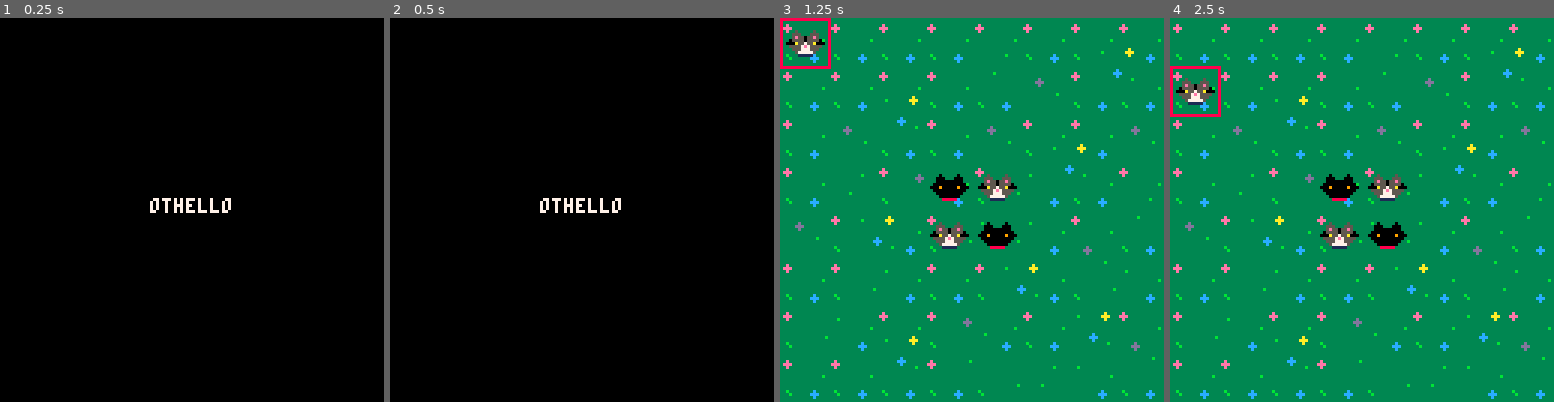
Above: before the commit, frames 1-4 (left to right).
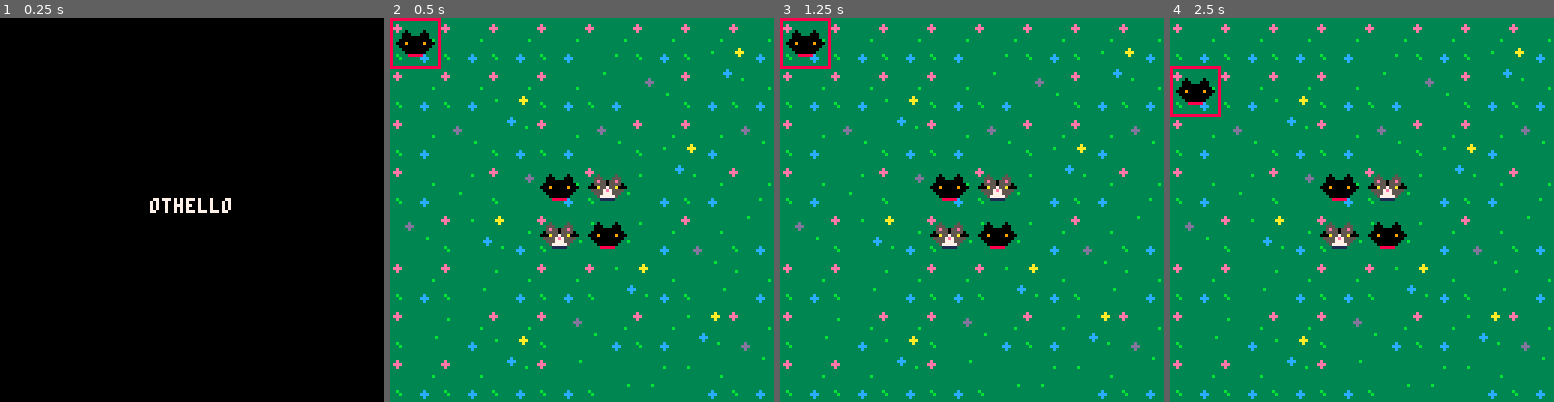
Above: after the commit, the same moments.

Repository: xMunchy/pico8
Game: PICO-8 cartridge othello.p8
The game is run twice, just before and just after one commit, with the same random seed, the same clock (stepped at 60 frames per second) and the same inputs.
Inputs:
- Up to frame 1 (0.25 s): no input
- Up to frame 2 (0.5 s): tap O (Z key) at 0.33 s
- Up to frame 3 (1.25 s): tap O (Z key) at 0.7 s; tap X (X key) at 1.07 s
- Up to frame 4 (2.5 s): tap O (Z key) at 1.43, 2.22 s; hold Left 1.97-2.37 s; tap X (X key) at 2.07, 2.4 s; hold Down from 2.42 s (still down)

Frame 1 is identical in both runs. In frame 2, 99% of the frame differs, in the area x 0-100%, y 0-100%; in frame 3, 0.4%; in frame 4, 0.4%.

Commit message:
basic ai functionality

Diff:
--- a/othello.p8
+++ b/othello.p8
@@ -2,108 +2,138 @@
 version 16
 __lua__
 function _init()
-   --make pink transparent
-	  palt(0,false)
-	  palt(15,true)
-	  mode = "title"
-
-	  board = {}
-		free = 8*8-4 --open spaces
-		flipping_dur = 0.1 --for cats
-		-- flipping_dur = 0.05 --for tokens
-		flipping_t = 0
-	  for x=1,8 do
-	     board[x] = {}
-	     for y=1,8 do
-	         board[x][y] = {}
-					 board[x][y].flip_prog = 0
-					 board[x][y].is_flipping = false
-	     end
-	  end
-
-		--transition sprites
-		p1_to_p2 = {160,162,164,166,168,170,172,174} --cats
-		p2_to_p1 = {128,130,132,134,136,138,140,142}
-		-- p1_to_p2 = {64,66,68,70,72,74,76,78} --tokens
-		-- p2_to_p1 = {96,98,100,102,104,106,108,110}
-	 --sprite id for p1 and p2
-	 p = {7,9} --cats
-	 -- p = {3,5} --tokens
-   player = flr(rnd(2)) --whose turn? p1 = 0, p2 = 1
-   side = p[player+1]
-	 button = {40,39} --sprite id for p1/p2 buttons
-   --position of curson
-   x = 1
-   y = 1
-
-   --set up board
-   board[4][4].side = p[1]
-   board[4][5].side = p[2]
-   board[5][4].side = p[2]
-   board[5][5].side = p[1]
---   board[6][6] = 5
---   board[4][6] = 5
---   board[5][3] = 5
---   board[3][3] = 5
+	--make pink transparent
+	palt(0,false)
+	palt(15,true)
+	mode = "title"
+	vs_com = false
+	maxi = 0
+	x1 = 0
+	y1 = 0
+
+	board = {}
+	free = 8*8-4 --open spaces
+	flipping_dur = 0.1 --for cats
+	-- flipping_dur = 0.05 --for tokens
+	flipping_t = 0
+	for x=1,8 do
+		board[x] = {}
+		for y=1,8 do
+			board[x][y] = {}
+			board[x][y].flip_prog = 0
+			board[x][y].is_flipping = false
+		end
+	end
+
+	--transition sprites
+	p1_to_p2 = {160,162,164,166,168,170,172,174} --cats
+	p2_to_p1 = {128,130,132,134,136,138,140,142}
+	-- p1_to_p2 = {64,66,68,70,72,74,76,78} --tokens
+	-- p2_to_p1 = {96,98,100,102,104,106,108,110}
+	--sprite id for p1 and p2
+	p = {7,9} --cats
+	-- p = {3,5} --tokens
+	player = flr(rnd(2)) --whose turn? p1 = 0, p2 = 1
+	side = p[player+1]
+	button = {40,39} --sprite id for p1/p2 buttons
+	--position of curson
+	x = 1
+	y = 1
+
+	--set up board
+	board[4][4].side = p[1]
+	board[4][5].side = p[2]
+	board[5][4].side = p[2]
+	board[5][5].side = p[1]
+	--   board[6][6] = 5
+	--   board[4][6] = 5
+	--   board[5][3] = 5
+	--   board[3][3] = 5
 end
 
 function _update60()
 	if mode=="title" then
 		if btnp(5) then
 			mode = "game"
+		elseif btnp(4) then
+			mode = "game"
+			vs_com = true
+			player = 0
+			side = p[1]
 		end
 	elseif mode=="game" then
-	   if btnp(0) then --left
-	      if x>1 then
-	         x -= 1
-	         sfx(2)
-	      else
-	         sfx(3)
-	      end
-
-	   end
-	   if btnp(1) then --right
-	      if x<8 then
-	         x += 1
-	         sfx(2)
-	      else
-	         sfx(3)
-	      end
-	   end
-	   if btnp(2) then --up
-	      if y>1 then
-	         y -= 1
-	         sfx(2)
-	      else
-	         sfx(3)
-	      end
-	   end
-	   if btnp(3) then --down
-	      if y<8 then
-	         y += 1
-	         sfx(2)
-	      else
-	         sfx(3)
-	      end
-	   end
-	   if btnp(5) then --place token
-			    dir = get_dir(x,y)
-				   if #dir > 0 then
-	         place_token(dir)
-						    if game_is_over() then
-							      game_over()
-						    end
-	      else
-	         sfx(1)
-	      end
-	   end
-		 flip_timer()
-	 elseif mode=="game over" then
-		 flip_timer()
-		 if btnp(5) then
-			 _init()
-		 end
-	 end
+		if not vs_com or player==0 then
+			if btnp(0) then --left
+				if x>1 then
+					x -= 1
+					sfx(2)
+				else
+					sfx(3)
+				end
+
+			end
+			if btnp(1) then --right
+				if x<8 then
+					x += 1
+					sfx(2)
+				else
+					sfx(3)
+				end
+			end
+			if btnp(2) then --up
+				if y>1 then
+					y -= 1
+					sfx(2)
+				else
+					sfx(3)
+				end
+			end
+			if btnp(3) then --down
+				if y<8 then
+					y += 1
+					sfx(2)
+				else
+					sfx(3)
+				end
+			end
+			if btnp(5) then --place token
+				dir = get_dir(x,y)
+				if #dir > 0 then
+					place_token(dir)
+				else
+					sfx(1)
+				end
+			end
+		elseif vs_com and player==1 then
+			maxi = 0
+			for a=1,8 do
+				for b=1,8 do
+					x = a
+					y = b
+					dir = get_dir(x,y)
+					local count = computer_max_flips(dir)
+					if maxi<count then
+						x1 = x
+						y1 = y
+						maxi = count
+					end
+				end
+			end
+			x = x1
+			y = y1
+			dir = get_dir(x,y)
+			place_token(dir)
+		end
+		flip_timer()
+		if game_is_over() then
+			game_over()
+		end
+	elseif mode=="game over" then
+		flip_timer()
+		if btnp(5) then
+			_init()
+		end
+	end
 end
 
 function _draw()
@@ -131,212 +161,212 @@
 		--display board
 		show_tokens()
 		if winner == 1 then --player 1
-		   sspr(72,16,40,8,20,70,80,16)
-		   sspr(56,0,16,16,32,10,64,64)
+			sspr(72,16,40,8,20,70,80,16)
+			sspr(56,0,16,16,32,10,64,64)
 		elseif winner == 2 then --player 2
-		   sspr(72,16,40,8,20,70,80,16)
-		   sspr(72,0,16,16,32,10,64,64)
+			sspr(72,16,40,8,20,70,80,16)
+			sspr(72,0,16,16,32,10,64,64)
 		else --tie
-		   sspr(88,0,16,16,32,40,64,64)
+			sspr(88,0,16,16,32,40,64,64)
 		end
 	end
 end
 
 function get_dir(x,y)
-   local found_me = false --adjacent to my token
-   local found_you = false --adjacent to your token
-	 local directions = {}
-   --already occupied
-   if board[x][y].side then
-      return {}
-   end
-
-   --check right side
-	 local i = x+1
-   while i<9 do
-      if not board[i][y].side then --no same colored piece found
-         found_me = false
-         found_you = false
-         break
-      elseif board[i][y].side==side then --found me
-         found_me = true
-         break
-      elseif board[i][y].side!=side then --found you
-         found_you = true
-      end
-			i += 1
-   end
-   if found_me and found_you then
-      directions[#directions+1] = "r"
-		end
-      found_me = false
-      found_you = false
-
-   --check left side
-   local i = x-1
-   while i>0 do
-      if not board[i][y].side then --no same colored piece found
-         found_me = false
-         found_you = false
-         break
-      elseif board[i][y].side==side then --found me
-         found_me = true
-         break
-      elseif board[i][y].side!=side then --found you
-         found_you = true
-      end
-      i -= 1
-   end
-   if found_me and found_you then
-      directions[#directions+1] = "l"
-		end
-      found_me = false
-      found_you = false
-
-   --check down
-	 local i = y+1
-   while i<9 do
-      if not board[x][i].side then --no same colored piece found
-         found_me = false
-         found_you = false
-         break
-      elseif board[x][i].side==side then --found me
-         found_me = true
-         break
-      elseif board[x][i].side!=side then --found you
-         found_you = true
-      end
-			i += 1
-   end
-   if found_me and found_you then
-      directions[#directions+1] = "d"
-		end
-		found_me = false
-		found_you = false
-
-   --check up
-   local i = y-1
-	 while i>0 do
-      if not board[x][i].side then --no same colored piece found
-         found_me = false
-         found_you = false
-         break
-      elseif board[x][i].side==side then --found me
-         found_me = true
-         break
-      elseif board[x][i].side!=side then --found you
-         found_you = true
-      end
-			i -= 1
-   end
-   if found_me and found_you then
-      directions[#directions+1] = "u"
-		end
-      found_me = false
-      found_you = false
-
-   --check left/down diagonal
-   local i = x-1
-   local j = y+1
-   while i>0 and j<9 do
-      if not board[i][j].side then --no same colored piece found
-         found_me = false
-         found_you = false
-         break
-      elseif board[i][j].side==side then --found me
-         found_me = true
-         break
-      elseif board[i][j].side!=side then --found you
-         found_you = true
-      end
-      i -= 1
-      j += 1
-   end
-   if found_me and found_you then
-      directions[#directions+1] = "ld"
-   end
-	 found_me = false
-	 found_you = false
-
-   --check right/down diagonal
-   local i = x+1
-   local j = y+1
-   while i<9 and j<9 do
-      if not board[i][j].side then --no same colored piece found
-         found_me = false
-         found_you = false
-         break
-      elseif board[i][j].side==side then --found me
-         found_me = true
-         break
-      elseif board[i][j].side!=side then --found you
-         found_you = true
-      end
-      i += 1
-      j += 1
-   end
-   if found_me and found_you then
-      directions[#directions+1] = "rd"
-   end
-    found_me = false
-    found_you = false
-
-   --check left/up diagonal
-   local i = x-1
-   local j = y-1
-   while i>0 and j>0 do
-      if not board[i][j].side then --no same colored piece found
-         found_me = false
-         found_you = false
-         break
-      elseif board[i][j].side==side then --found me
-         found_me = true
-         break
-      elseif board[i][j].side!=side then --found you
-         found_you = true
-      end
-      i -= 1
-      j -= 1
-   end
-   if found_me and found_you then
-      directions[#directions+1] = "lu"
-		end
-      found_me = false
-      found_you = false
-
-   --check right/up diagonal
-   local i = x+1
-   local j = y-1
-   while i<9 and j>0 do
-      if not board[i][j].side then --no same colored piece found
-         found_me = false
-         found_you = false
-         break
-      elseif board[i][j].side==side then --found me
-         found_me = true
-         break
-      elseif board[i][j].side!=side then --found you
-         found_you = true
-      end
-      i += 1
-      j -= 1
-   end
-   if found_me and found_you then
-      directions[#directions+1] = "ru"
-   end
-
-   return directions
+	local found_me = false --adjacent to my token
+	local found_you = false --adjacent to your token
+	local directions = {}
+	--already occupied
+	if board[x][y].side then
+		return {}
+	end
+
+	--check right side
+	local i = x+1
+	while i<9 do
+		if not board[i][y].side then --no same colored piece found
+			found_me = false
+			found_you = false
+			break
+		elseif board[i][y].side==side then --found me
+			found_me = true
+			break
+		elseif board[i][y].side!=side then --found you
+			found_you = true
+		end
+		i += 1
+	end
+	if found_me and found_you then
+		directions[#directions+1] = "r"
+	end
+	found_me = false
+	found_you = false
+
+	--check left side
+	local i = x-1
+	while i>0 do
+		if not board[i][y].side then --no same colored piece found
+			found_me = false
+			found_you = false
+			break
+		elseif board[i][y].side==side then --found me
+			found_me = true
+			break
+		elseif board[i][y].side!=side then --found you
+			found_you = true
+		end
+		i -= 1
+	end
+	if found_me and found_you then
+		directions[#directions+1] = "l"
+	end
+	found_me = false
+	found_you = false
+
+	--check down
+	local i = y+1
+	while i<9 do
+		if not board[x][i].side then --no same colored piece found
+			found_me = false
+			found_you = false
+			break
+		elseif board[x][i].side==side then --found me
+			found_me = true
+			break
+		elseif board[x][i].side!=side then --found you
+			found_you = true
+		end
+		i += 1
+	end
+	if found_me and found_you then
+		directions[#directions+1] = "d"
+	end
+	found_me = false
+	found_you = false
+
+	--check up
+	local i = y-1
+	while i>0 do
+		if not board[x][i].side then --no same colored piece found
+			found_me = false
+			found_you = false
+			break
+		elseif board[x][i].side==side then --found me
+			found_me = true
+			break
+		elseif board[x][i].side!=side then --found you
+			found_you = true
+		end
+		i -= 1
+	end
+	if found_me and found_you then
+		directions[#directions+1] = "u"
+	end
+	found_me = false
+	found_you = false
+
+	--check left/down diagonal
+	local i = x-1
+	local j = y+1
+	while i>0 and j<9 do
+		if not board[i][j].side then --no same colored piece found
+			found_me = false
+			found_you = false
+			break
+		elseif board[i][j].side==side then --found me
+			found_me = true
+			break
+		elseif board[i][j].side!=side then --found you
+			found_you = true
+		end
+		i -= 1
+		j += 1
+	end
+	if found_me and found_you then
+		directions[#directions+1] = "ld"
+	end
+	found_me = false
+	found_you = false
+
+	--check right/down diagonal
+	local i = x+1
+	local j = y+1
+	while i<9 and j<9 do
+		if not board[i][j].side then --no same colored piece found
+			found_me = false
+			found_you = false
+			break
+		elseif board[i][j].side==side then --found me
+			found_me = true
+			break
+		elseif board[i][j].side!=side then --found you
+			found_you = true
+		end
+		i += 1
+		j += 1
+	end
+	if found_me and found_you then
+		directions[#directions+1] = "rd"
+	end
+	found_me = false
+	found_you = false
+
+	--check left/up diagonal
+	local i = x-1
+	local j = y-1
+	while i>0 and j>0 do
+		if not board[i][j].side then --no same colored piece found
+			found_me = false
+			found_you = false
+			break
+		elseif board[i][j].side==side then --found me
+			found_me = true
+			break
+		elseif board[i][j].side!=side then --found you
+			found_you = true
+		end
+		i -= 1
+		j -= 1
+	end
+	if found_me and found_you then
+		directions[#directions+1] = "lu"
+	end
+	found_me = false
+	found_you = false
+
+	--check right/up diagonal
+	local i = x+1
+	local j = y-1
+	while i<9 and j>0 do
+		if not board[i][j].side then --no same colored piece found
+			found_me = false
+			found_you = false
+			break
+		elseif board[i][j].side==side then --found me
+			found_me = true
+			break
+		elseif board[i][j].side!=side then --found you
+			found_you = true
+		end
+		i += 1
+		j -= 1
+	end
+	if found_me and found_you then
+		directions[#directions+1] = "ru"
+	end
+
+	return directions
 end
 
 function place_token(d)
-   sfx(0)
-	  free -= 1
-   board[x][y].side = side
-   flip_all_tokens(d)
-	  player = (player+1)%2
-	  side = p[player+1]
-	  x = 1
-	  y = 1
+	sfx(0)
+	free -= 1
+	board[x][y].side = side
+	flip_all_tokens(d)
+	player = (player+1)%2
+	side = p[player+1]
+	x = 1
+	y = 1
 end
 
 function flip_all_tokens(d)
@@ -371,7 +401,7 @@
 		board[i][y].flip_prog = 1
 		board[i][y].change_to = player + 1
 		board[i][y].side = side
-		 i -= 1
+		i -= 1
 	end
 
 	--check down
@@ -388,7 +418,7 @@
 		board[x][i].flip_prog = 1
 		board[x][i].change_to = player + 1
 		board[x][i].side = side
-		 i += 1
+		i += 1
 	end
 
 	--check up
@@ -405,7 +435,7 @@
 		board[x][i].flip_prog = 1
 		board[x][i].change_to = player + 1
 		board[x][i].side = side
-		 i -= 1
+		i -= 1
 	end
 
 	--check left/down diagonal
@@ -423,8 +453,8 @@
 		board[i][j].flip_prog = 1
 		board[i][j].change_to = player + 1
 		board[i][j].side = side
-		 i -= 1
-		 j += 1
+		i -= 1
+		j += 1
 	end
 
 	--check right/down diagonal
@@ -442,8 +472,8 @@
 		board[i][j].flip_prog = 1
 		board[i][j].change_to = player + 1
 		board[i][j].side = side
-		 i += 1
-		 j += 1
+		i += 1
+		j += 1
 	end
 
 	--check left/up diagonal
@@ -461,8 +491,8 @@
 		board[i][j].flip_prog = 1
 		board[i][j].change_to = player + 1
 		board[i][j].side = side
-		 i -= 1
-		 j -= 1
+		i -= 1
+		j -= 1
 	end
 
 	--check right/up diagonal
@@ -480,9 +510,134 @@
 		board[i][j].flip_prog = 1
 		board[i][j].change_to = player + 1
 		board[i][j].side = side
-		 i += 1
-		 j -= 1
-	end
+		i += 1
+		j -= 1
+	end
+end
+
+function computer_max_flips(d)
+	local count = 0
+	--check right side
+	local dir = false
+	for a = 1,#d do
+		if d[a]=="r" then
+			dir = true
+			break
+		end
+	end
+	local i = x+1
+	while dir and board[i][y].side != side do
+		count += 1
+		i += 1
+	end
+
+	--check left side
+	local dir = false
+	for a = 1,#d do
+		if d[a]=="l" then
+			dir = true
+			break
+		end
+	end
+	local i = x-1
+	while dir and board[i][y].side != side do
+		count += 1
+		i -= 1
+	end
+
+	--check down
+	local dir = false
+	for a = 1,#d do
+		if d[a]=="d" then
+			dir = true
+			break
+		end
+	end
+	local i = y+1
+	while dir and board[x][i].side != side do
+		count += 1
+		i += 1
+	end
+
+	--check up
+	local dir = false
+	for a = 1,#d do
+		if d[a]=="u" then
+			dir = true
+			break
+		end
+	end
+	local i = y-1
+	while dir and board[x][i].side != side do
+		count += 1
+		i -= 1
+	end
+
+	--check left/down diagonal
+	local dir = false
+	for a = 1,#d do
+		if d[a]=="ld" then
+			dir = true
+			break
+		end
+	end
+	local i = x-1
+	local j = y+1
+	while dir and board[i][j].side != side do
+		count += 1
+		i -= 1
+		j += 1
+	end
+
+	--check right/down diagonal
+	local dir = false
+	for a = 1,#d do
+		if d[a]=="rd" then
+			dir = true
+			break
+		end
+	end
+	local i = x+1
+	local j = y+1
+	while dir and board[i][j].side != side do
+		count += 1
+		i += 1
+		j += 1
+	end
+
+	--check left/up diagonal
+	local dir = false
+	for a = 1,#d do
+		if d[a]=="lu" then
+			dir = true
+			break
+		end
+	end
+	local i = x-1
+	local j = y-1
+	while dir and board[i][j].side != side do
+		count += 1
+		i -= 1
+		j -= 1
+	end
+
+	--check right/up diagonal
+	local dir = false
+	for a = 1,#d do
+		if d[a]=="ru" then
+			dir = true
+			break
+		end
+	end
+	local i = x+1
+	local j = y-1
+	while dir and board[i][j].side != side do
+		count += 1
+		i += 1
+		j -= 1
+	end
+
+	return count
 end
 
 function flip_timer()
@@ -522,32 +677,32 @@
 --game ends when no more spaces are left or
 --when both players have no more valid moves
 function game_is_over()
-   --any more spaces?
-   if free==0 then
-		 return true
-	 end
-	 --any more valid moves?
-	 no_valid = 0
-	 for i=1,8 do
-		 for j=1,8 do
-			 if #get_dir(i,j)>0 then
-				 no_valid = false
-			 end
-		 end
-	 end
-	 if no_valid then
-		 player = (player+1)%2
-		 side = p[player+1]
-		 for i=1,8 do
-			 for j=1,8 do
-				 if #get_dir(i,j)>0 then
-					 no_valid = false
-					 break
-				 end
-			 end
-		 end
-	 end
-	 return no_valid
+	--any more spaces?
+	if free==0 then
+		return true
+	end
+	--any more valid moves?
+	no_valid = 0
+	for i=1,8 do
+		for j=1,8 do
+			if #get_dir(i,j)>0 then
+				no_valid = false
+			end
+		end
+	end
+	if no_valid then
+		player = (player+1)%2
+		side = p[player+1]
+		for i=1,8 do
+			for j=1,8 do
+				if #get_dir(i,j)>0 then
+					no_valid = false
+					break
+				end
+			end
+		end
+	end
+	return no_valid
 end
 
 function game_over()
